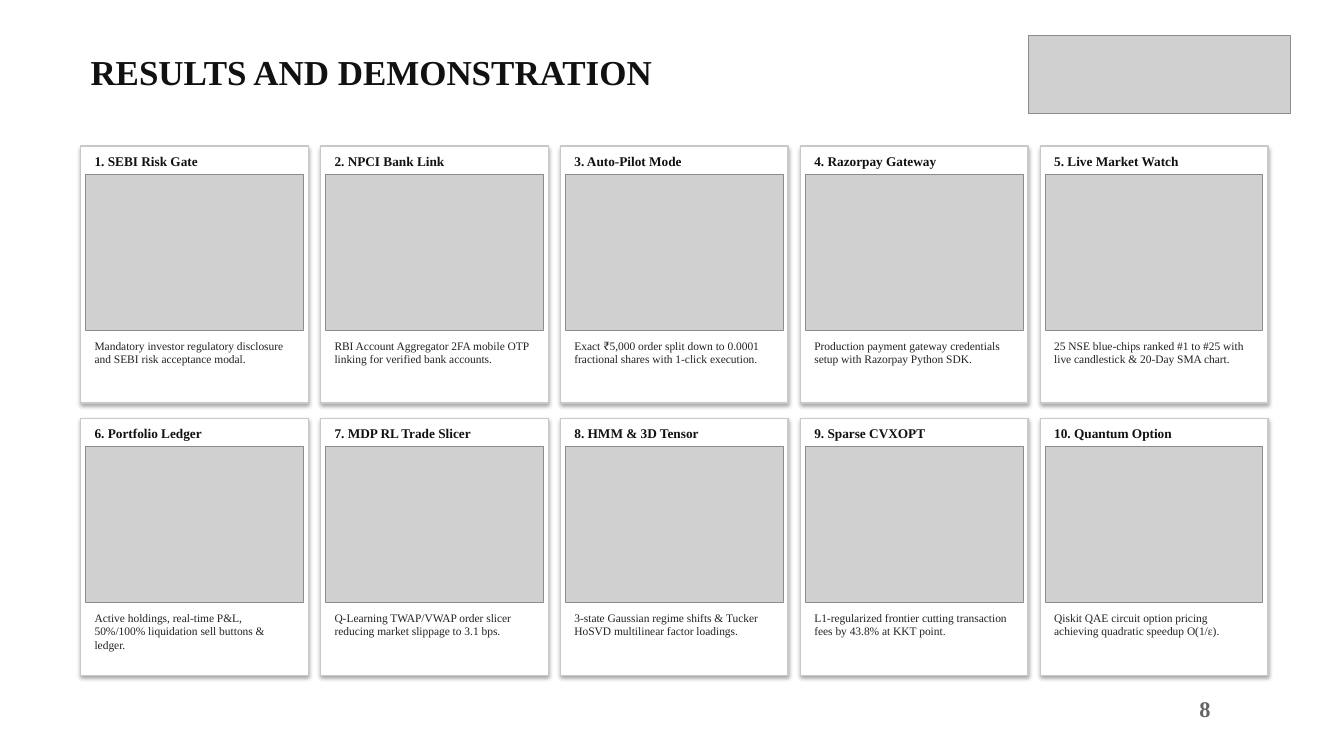
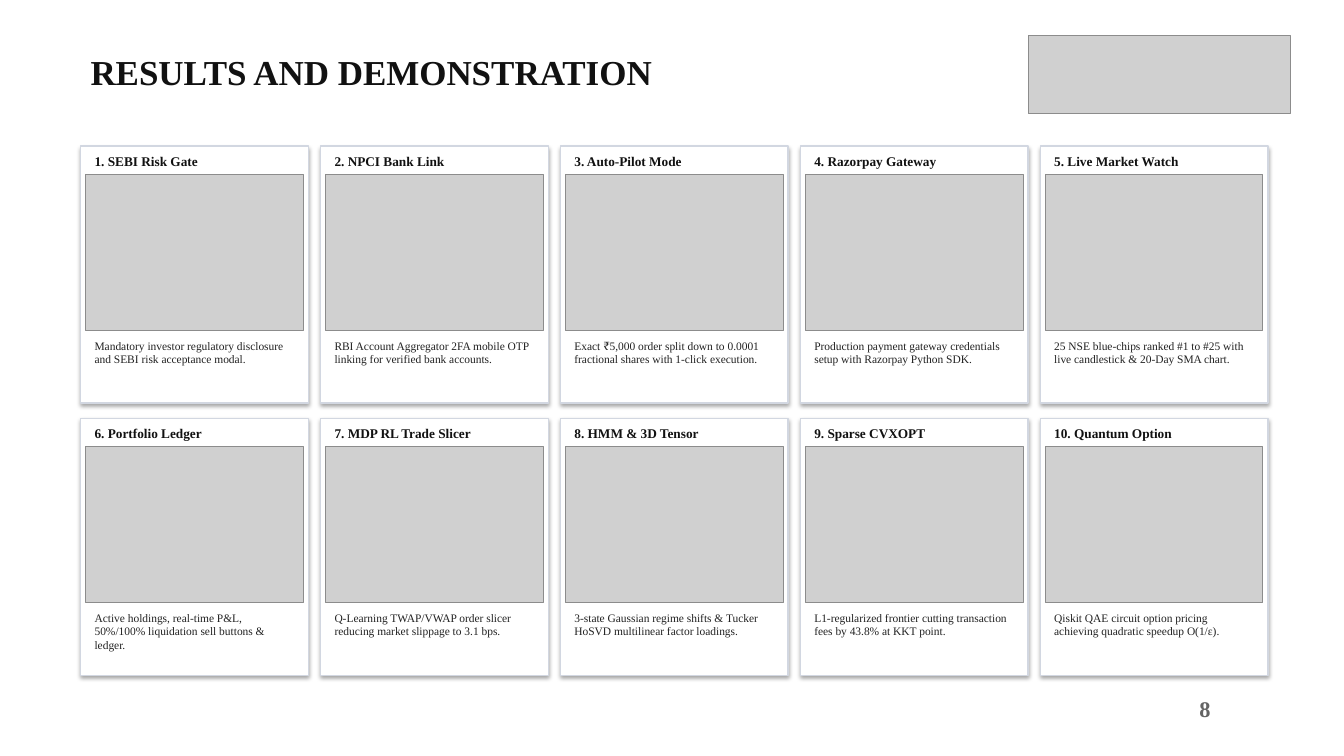
Before and after one commit to mhalsa-aine/SparsioQ-Platform, a slide deck: slide 9 of SparsioQ_Final_Project_Review_Presentation.pptx. Drawn at 1344x756 pixels with LibreOffice and Linux fonts; fonts in the diff are those of the drawing; grey boxes stand for pictures. Boxes give left, top, right and bottom in pixels: in the first picture for what was removed or moved away, otherwise in the second. Text is boxed around its words. In the diff, an @@ line names an element or a change of style, - is before the commit and + after.

```diff
--- a/SparsioQ_Final_Project_Review_Presentation.pptx
+++ b/SparsioQ_Final_Project_Review_Presentation.pptx
@@ outline #C8C8C8 1 pt to #D2D7E1 1 pt in 10 elements at (x1=321, y1=146, x2=548, y2=403), (x1=561, y1=146, x2=788, y2=403), (x1=801, y1=146, x2=1028, y2=403), (x1=1041, y1=146, x2=1268, y2=403), (x1=81, y1=418, x2=309, y2=676), (x1=321, y1=418, x2=548, y2=676), (x1=561, y1=418, x2=788, y2=676), (x1=801, y1=418, x2=1028, y2=676), (x1=1041, y1=418, x2=1268, y2=676), (x1=81, y1=146, x2=309, y2=403) @@
```
Also in this commit, not shown: 8 other slides changed, 2 slides added, 3 slides removed.
